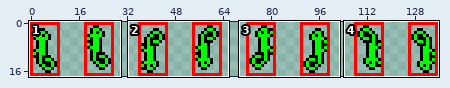
Sprite sheet -- assets/sprites/chameleon.png. Above, an overview of the earlier version with the close-up marked.
Close-up. The starting point:
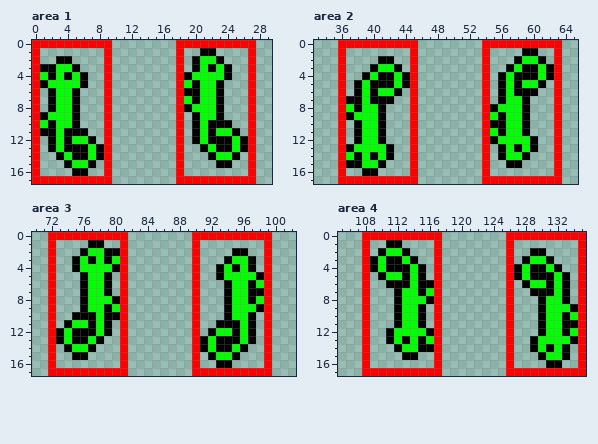
The file is 136x18 pixels. Colours within 5 levels of each other are drawn and written as one. Shown: area 1: x 0..29, y 0..17; area 2: x 33..65, y 0..17; area 3: x 70..102, y 0..17; area 4: x 105..135, y 0..17.
And afterwards:
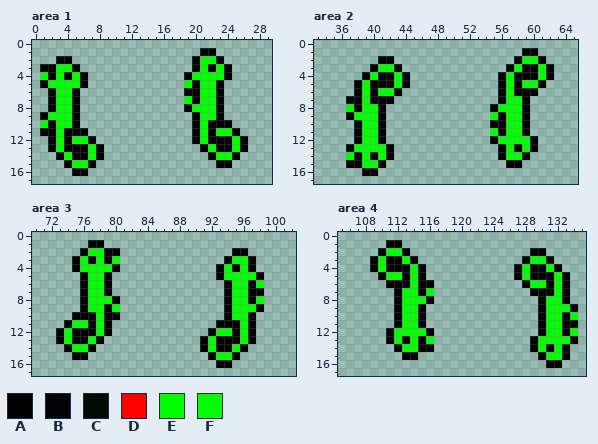
Palette (. is transparent): A #000000  B #000206  C #000b00  D #ff0000  E #00ff00  F #04fc08
Diff:
--- area 1
@@ x 0..29 @@
- 0 DDDDDDDDDD........DDDDDDDDDD..
- 1 D........D........D..AA....D..
- 2 D..AA....D........D.AEEA...D..
- 3 DAAEEA...D........D.AEAEA..D..
- 4 DEAEAEA..D........DAEEEEA..D..
- 5 DAEEEEA..D........DEAEEA...D..
- 6 D.AEEA...D........DAAEEA...D..
- 7 D.AEEA...D........DEAEEA...D..
- 8 D.AEEA...D........DAEEEA...D..
- 9 DAEEEA...D........D.AEEA...D..
-10 DEAEEA...D........D.AEAAA..D..
-11 DAAEAAA..D........D.AEAEEA.D..
-12 D.AEAEEA.D........D.AEAAAEAD..
-13 D.AEAAAEAD........D..AEAAEAD..
-14 D..AEAAEAD........D...AEEA.D..
-15 D...AEEA.D........D....AA..D..
-16 D....AA..D........D........D..
-17 DDDDDDDDDD........DDDDDDDDDD..
+ 0 ..............................
+ 1 .....................AA.......
+ 2 ...AA...............AEEA......
+ 3 .AAEEA..............AEAEA.....
+ 4 .EAEAEA............AEEEEA.....
+ 5 .AEEEEA............EAEEA......
+ 6 ..AEEA.............AAEEA......
+ 7 ..AEEA.............EAEEA......
+ 8 ..AEEA.............AEEEA......
+ 9 .AEEEA..............AEEA......
+10 .EAEEA..............AEAAA.....
+11 .AAEAAA.............AEAEEA....
+12 ..AEAEEA............AEAAAEA...
+13 ..AEAAAEA............AEAAEA...
+14 ...AEAAEA.............AEEA....
+15 ....AEEA...............AA.....
+16 .....AA.......................
+17 ..............................
--- area 2
@@ x 33..65 @@
- 0 ...DDDDDDDDDD........DDDDDDDDDD..
- 1 ...D........D........D....AA..D..
- 2 ...D....AA..D........D...AEEA.D..
- 3 ...D...AEEA.D........D..AEAAEAD..
- 4 ...D..AEAAEAD........D.AECAAEAD..
- 5 ...D.AEAAAEAD........D.AEAEEB.D..
- 6 ...D.AEAEEA.D........D.AEAAA..D..
- 7 ...DAAEAAA..D........D.AEEA...D..
- 8 ...DEAEEA...D........DAEEEA...D..
- 9 ...DAEEEA...D........DEAEEA...D..
-10 ...D.AEEA...D........DAAEEB...D..
-11 ...D.AEEA...D........DEAEEA...D..
-12 ...D.AEEA...D........DAEEEEA..D..
-13 ...DAEEEEA..D........D.AEAEA..D..
-14 ...DEAEAEA..D........D.AEEB...D..
-15 ...DAAEEA...D........D..AA....D..
-16 ...D..AA....D........D........D..
-17 ...DDDDDDDDDD........DDDDDDDDDD..
+ 0 .................................
+ 1 ..........................AA.....
+ 2 ........AA...............AEEA....
+ 3 .......AEEA.............AEAAEA...
+ 4 ......AEAAEA...........AECAAEA...
+ 5 .....AEAAAEA...........AEAEEB....
+ 6 .....AEAEEA............AEAAA.....
+ 7 ....AAEAAA.............AEEA......
+ 8 ....EAEEA.............AEEEA......
+ 9 ....AEEEA.............EAEEA......
+10 .....AEEA.............AAEEB......
+11 .....AEEA.............EAEEA......
+12 .....AEEA.............AEEEEA.....
+13 ....AEEEEA.............AEAEA.....
+14 ....EAEAEA.............AEEB......
+15 ....AAEEA...............AA.......
+16 ......AA.........................
+17 .................................
--- area 3
@@ x 70..102 @@
- 0 ..DDDDDDDDDD........DDDDDDDDDD...
- 1 ..D....AA..D........D........D...
- 2 ..D...AEEAAD........D....AA..D...
- 3 ..D..AEAEAED........D...AEEA.D...
- 4 ..D..AEEEEAD........D..AEAEA.D...
- 5 ..D...AEEA.D........D..AEEEEAD...
- 6 ..D...AEEA.D........D...AEEAED...
- 7 ..D...AEEA.D........D...AEEAAD...
- 8 ..D...AEEEAD........D...AEEAED...
- 9 ..D...AEEAED........D...AEEEAD...
-10 ..D..AAAEAAD........D...AEEA.D...
-11 ..D.AEEAEA.D........D..AAAEA.D...
-12 ..DAEAAAEA.D........D.AEEAEA.D...
-13 ..DAEAAEA..D........DAEAAAEA.D...
-14 ..D.AEEA...D........DAEAAEA..D...
-15 ..D..AA....D........D.AEEA...D...
-16 ..D........D........D..AA....D...
-17 ..DDDDDDDDDD........DDDDDDDDDD...
+ 0 .................................
+ 1 .......AA........................
+ 2 ......AEEAA..............AA......
+ 3 .....AEAEAE.............AEEA.....
+ 4 .....AEEEEA............AEAEA.....
+ 5 ......AEEA.............AEEEEA....
+ 6 ......AEEA..............AEEAE....
+ 7 ......AEEA..............AEEAA....
+ 8 ......AEEEA.............AEEAE....
+ 9 ......AEEAE.............AEEEA....
+10 .....AAAEAA.............AEEA.....
+11 ....AEEAEA.............AAAEA.....
+12 ...AEAAAEA............AEEAEA.....
+13 ...AEAAEA............AEAAAEA.....
+14 ....AEEA.............AEAAEA......
+15 .....AA...............AEEA.......
+16 .......................AA........
+17 .................................
--- area 4
@@ x 105..135 @@
- 0 ...DDDDDDDDDD........DDDDDDDDDD
- 1 ...D..AA....D........D........D
- 2 ...D.AEEA...D........D..AA....D
- 3 ...DAEAAEA..D........D.AEEC...D
- 4 ...DAEAAAEA.D........DAEAAEA..D
- 5 ...D.AEEAEA.D........DAEAAAEA.D
- 6 ...D..AAAEAAD........D.AEEAEA.D
- 7 ...D...AEEAED........D..ACAEA.D
- 8 ...D...AEEEAD........D...AFEA.D
- 9 ...D...AEEA.D........D...AEEEAD
-10 ...D...AEEA.D........D...AEEAED
-11 ...D...AEEA.D........D...AEEAAD
-12 ...D..AEEEEAD........D...AEEAED
-13 ...D..AEAEAED........D..AEEEEAD
-14 ...D...AEEAAD........D..AEAEC.D
-15 ...D....AA..D........D...AEEA.D
-16 ...D........D........D....AA..D
-17 ...DDDDDDDDDD........DDDDDDDDDD
+ 0 ...............................
+ 1 ......AA.......................
+ 2 .....AEEA...............AA.....
+ 3 ....AEAAEA.............AEEC....
+ 4 ....AEAAAEA...........AEAAEA...
+ 5 .....AEEAEA...........AEAAAEA..
+ 6 ......AAAEAA...........AEEAEA..
+ 7 .......AEEAE............ACAEA..
+ 8 .......AEEEA.............AFEA..
+ 9 .......AEEA..............AEEEA.
+10 .......AEEA..............AEEAE.
+11 .......AEEA..............AEEAA.
+12 ......AEEEEA.............AEEAE.
+13 ......AEAEAE............AEEEEA.
+14 .......AEEAA............AEAEC..
+15 ........AA...............AEEA..
+16 ..........................AA...
+17 ...............................
